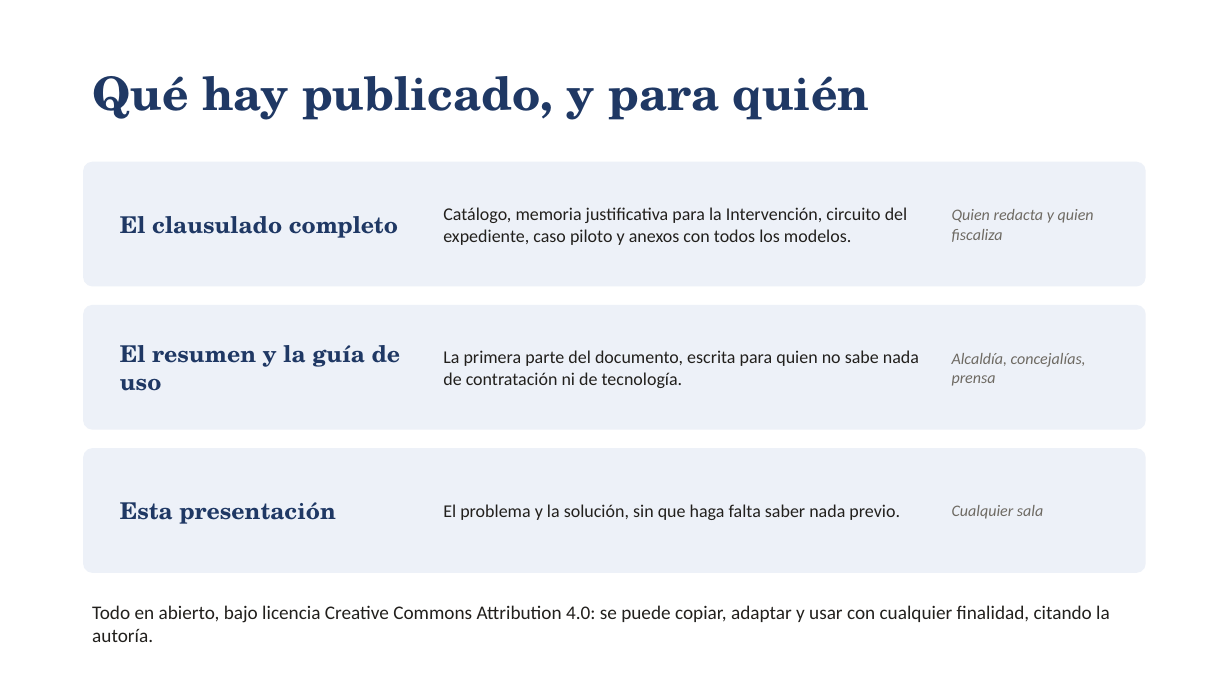
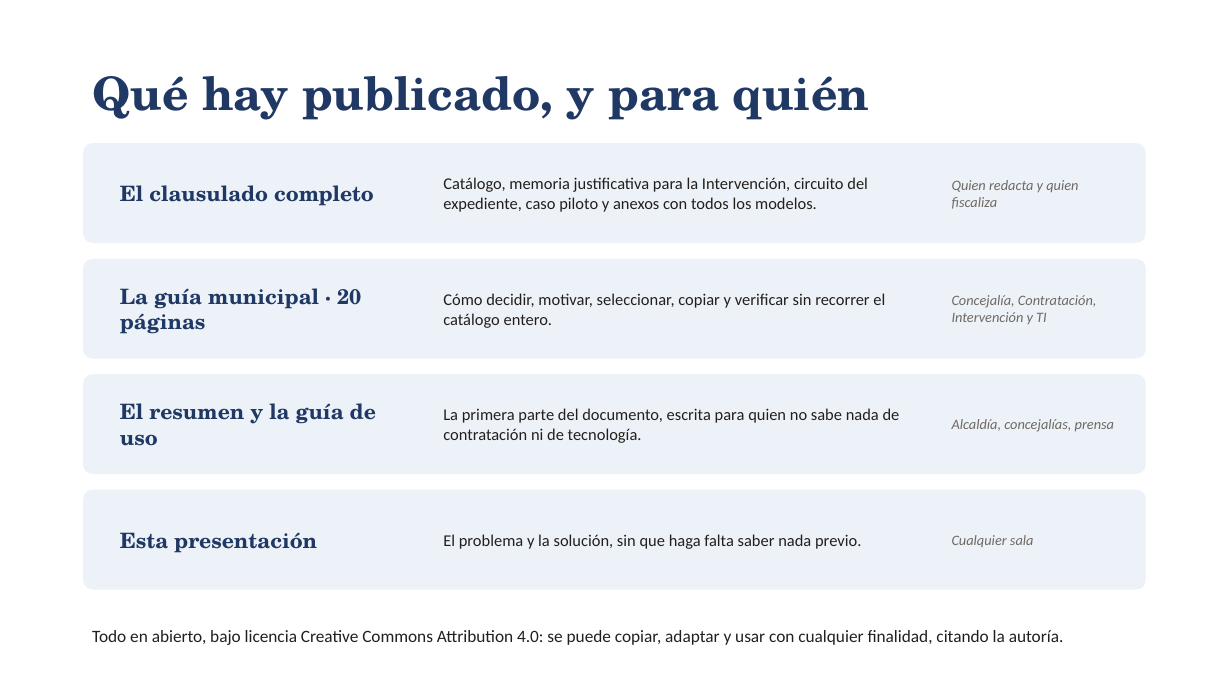
Before and after one commit to migueldadd4u/ai-clauses, a slide deck: slide 11 of docs/descargas/presentacion-ai-clauses.pptx. Drawn at 1232x693 pixels with LibreOffice and Linux fonts; fonts in the diff are those of the drawing. Boxes give left, top, right and bottom in pixels: in the first picture for what was removed or moved away, otherwise in the second. Text is boxed around its words. In the diff, an @@ line names an element or a change of style, - is before the commit and + after.

Commit message:
cdx: añade guía de revisión y autoría técnica

```diff
--- a/docs/descargas/presentacion-ai-clauses.pptx
+++ b/docs/descargas/presentacion-ai-clauses.pptx
@@ rounded rectangle: place and size @@
-rounded rectangle at <box>83,162,1146,287</box>
+rounded rectangle at <box>83,143,1146,243</box>
@@ text "El clausulado completo": place and size @@
-text "El clausulado completo" at <box>120,216,398,238</box>
+text "El clausulado completo" at <box>120,185,374,206</box>
@@ text "Catálogo, memoria justificativa para la ...": place and size @@
-text "Catálogo, memoria justificativa para la ..." at <box>443,207,908,245</box>
+text "Catálogo, memoria justificativa para la ..." at <box>443,177,868,212</box>
@@ text "Quien redacta y quien fiscaliza": place and size @@
-text "Quien redacta y quien fiscaliza" at <box>952,209,1094,242</box>
+text "Quien redacta y quien fiscaliza" at <box>952,180,1078,209</box>
@@ rounded rectangle: place and size @@
-rounded rectangle at <box>83,305,1146,430</box>
+rounded rectangle at <box>83,259,1146,359</box>
@@ text added at <box>120,288,361,334</box>, 16.5 pt, text #1F3864, bold @@
+La guía municipal · 20 páginas
@@ text added at <box>443,293,885,328</box>, 12.8 pt, text #22201D @@
+Cómo decidir, motivar, seleccionar, copiar y verificar sin recorrer el catálogo entero.
@@ text added at <box>952,295,1097,324</box>, 11.2 pt, text #6E6A63, italic @@
+Concejalía, Contratación, Intervención y TI
@@ proportions changed in 3 elements at <box>83,143,1146,243</box>, <box>83,259,1146,359</box>, <box>83,374,1146,474</box> @@
@@ rounded rectangle: place and size @@
-rounded rectangle at <box>83,448,1146,573</box>
+rounded rectangle at <box>83,374,1146,474</box>
@@ size 18 to 16.5 pt in 3 elements at <box>120,185,374,206</box>, <box>120,532,317,553</box>, <box>120,403,376,446</box> @@
@@ text "El resumen y la guía ...": place and size @@
-text "El resumen y la guía ..." at <box>120,345,401,391</box>
+text "El resumen y la guía ..." at <box>120,403,376,446</box>
@@ size 14 to 12.8 pt in 3 elements at <box>443,177,868,212</box>, <box>443,534,861,549</box>, <box>443,408,900,443</box> @@
@@ text "La primera parte del documento, ...": place and size @@
-text "La primera parte del documento, ..." at <box>443,350,919,388</box>
+text "La primera parte del documento, ..." at <box>443,408,900,443</box>
@@ size 12.5 to 11.2 pt in 3 elements at <box>952,180,1078,209</box>, <box>952,535,1034,547</box>, <box>952,419,1114,432</box> @@
@@ text "Alcaldía, concejalías, prensa": place and size @@
-text "Alcaldía, concejalías, prensa" at <box>952,353,1086,386</box>
+text "Alcaldía, concejalías, prensa" at <box>952,419,1114,432</box>
@@ rounded rectangle added at <box>83,490,1146,590</box>, fill #EDF1F8 @@
@@ text "Esta presentación": place and size @@
-text "Esta presentación" at <box>120,502,336,524</box>
+text "Esta presentación" at <box>120,532,317,553</box>
@@ text "El problema y la solución, ...": place and size @@
-text "El problema y la solución, ..." at <box>443,504,900,520</box>
+text "El problema y la solución, ..." at <box>443,534,861,549</box>
@@ text "Cualquier sala": place and size @@
-text "Cualquier sala" at <box>952,505,1043,519</box>
+text "Cualquier sala" at <box>952,535,1034,547</box>
@@ text "Todo en abierto, bajo licencia ...": place and size @@
-text "Todo en abierto, bajo licencia ..." at <box>92,605,1110,642</box>
+text "Todo en abierto, bajo licencia ..." at <box>92,630,1064,645</box>
@@ text "Todo en abierto, bajo licencia ..." at <box>92,630,1064,645</box>: size 15 to 13.5 pt @@
```
Also in this commit, not shown: 1 other slide changed, 23 other files.
